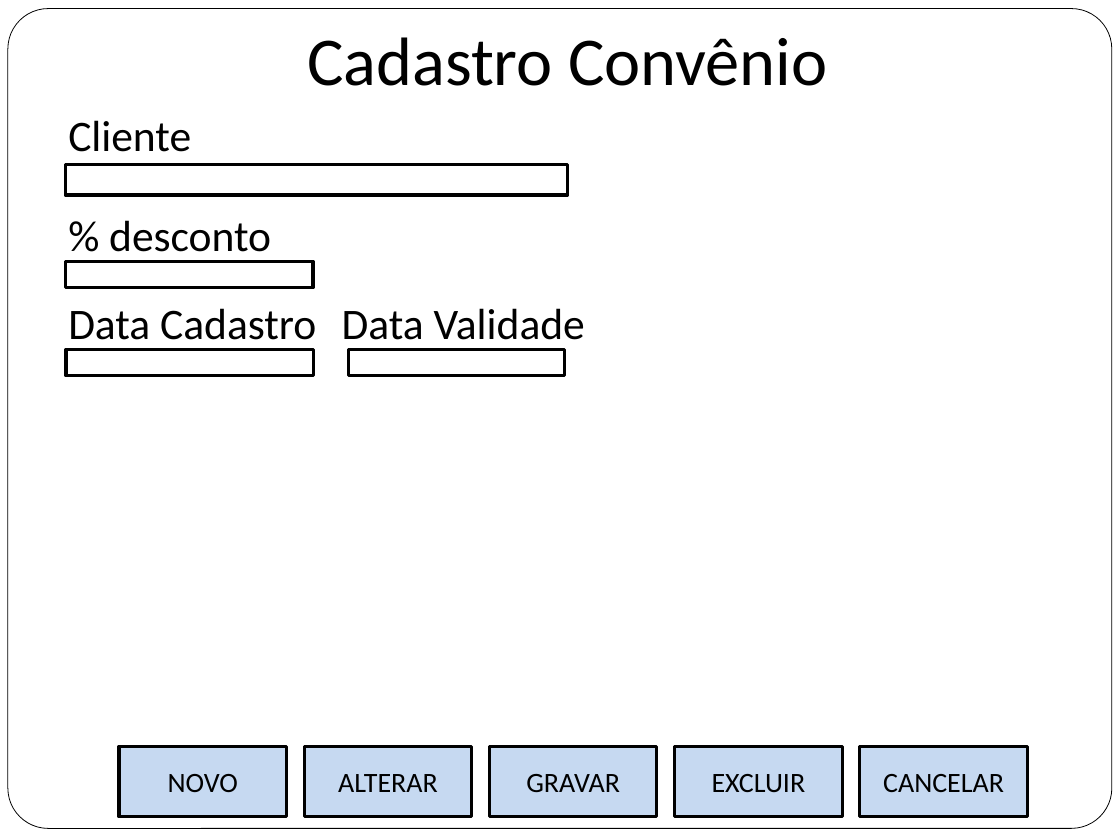
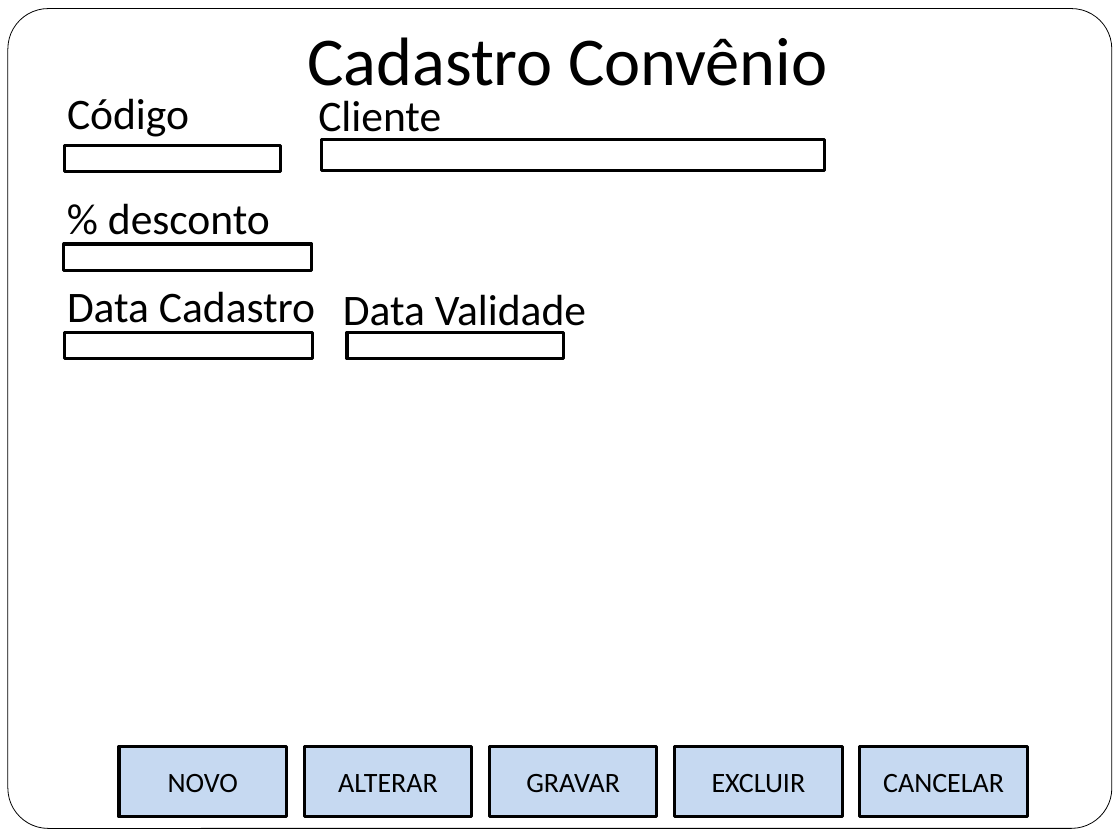
Before and after one commit to flaviochagas/PosGrupo4, a slide deck: slide 4 of Site/site/documentos/prototipos - V_3.0.pptx. Drawn at 1120x840 pixels with LibreOffice and Linux fonts; fonts in the diff are those of the drawing. Boxes give left, top, right and bottom in pixels: in the first picture for what was removed or moved away, otherwise in the second. Text is boxed around its words. In the diff, an @@ line names an element or a change of style, - is before the commit and + after.

Commit message:
Ajuste em Casos de Uso
Casos de uso ajustado, Clientes, Convenio, Aprovar Orcamento, Marca

```diff
--- a/Site/site/documentos/prototipos - V_3.0.pptx
+++ b/Site/site/documentos/prototipos - V_3.0.pptx
@@ text "Cliente" rewrapped from [68,120,191,152] to [318,100,441,142] @@
@@ text added at [67,98,189,137], 28 pt, text #000000 @@
+Código
@@ rectangle added at [65,146,281,172], fill #FFFFFF, outline #000000 2.01 pt @@
@@ rectangle: place and size @@
-rectangle at [65,165,568,196]
+rectangle at [321,140,824,171]
@@ text "Data Cadastro": place and size @@
-text "Data Cadastro" at [68,308,316,350]
+text "Data Cadastro" at [67,291,315,333]
@@ 3 rectangles, 2 texts: place and size @@
-3 rectangles, 2 texts at [65,220,585,376]
+3 rectangles, 2 texts at [64,203,586,360]
```
Also in this commit, not shown: 5 other slides changed, 7 other files.
